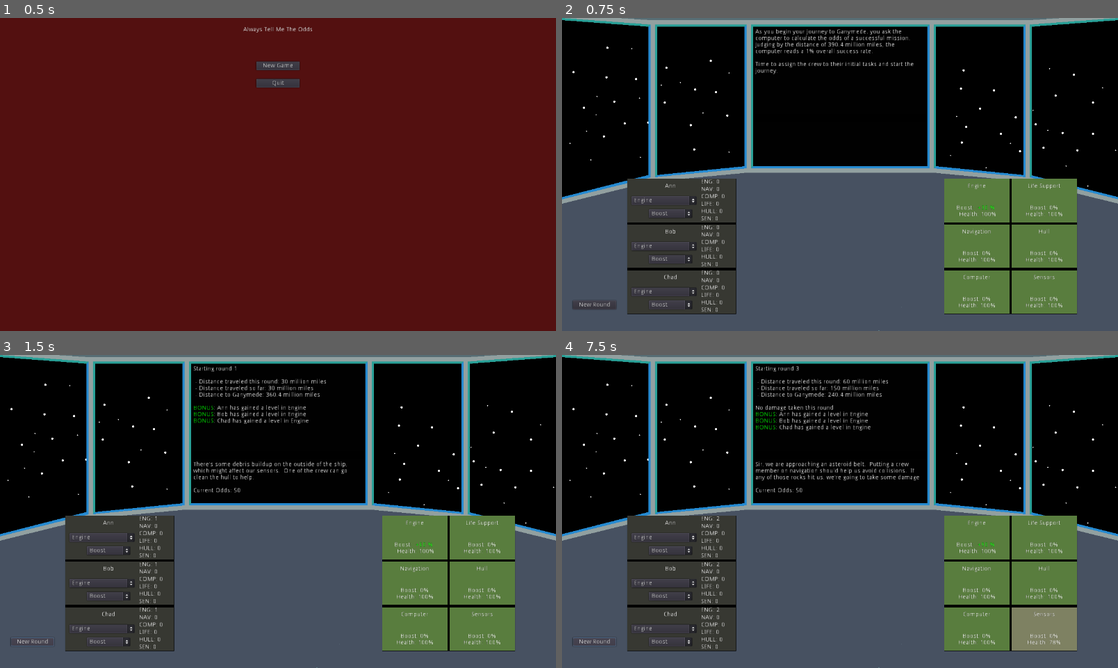
Above: before the commit, frames 1-4 (two rows, left to right).
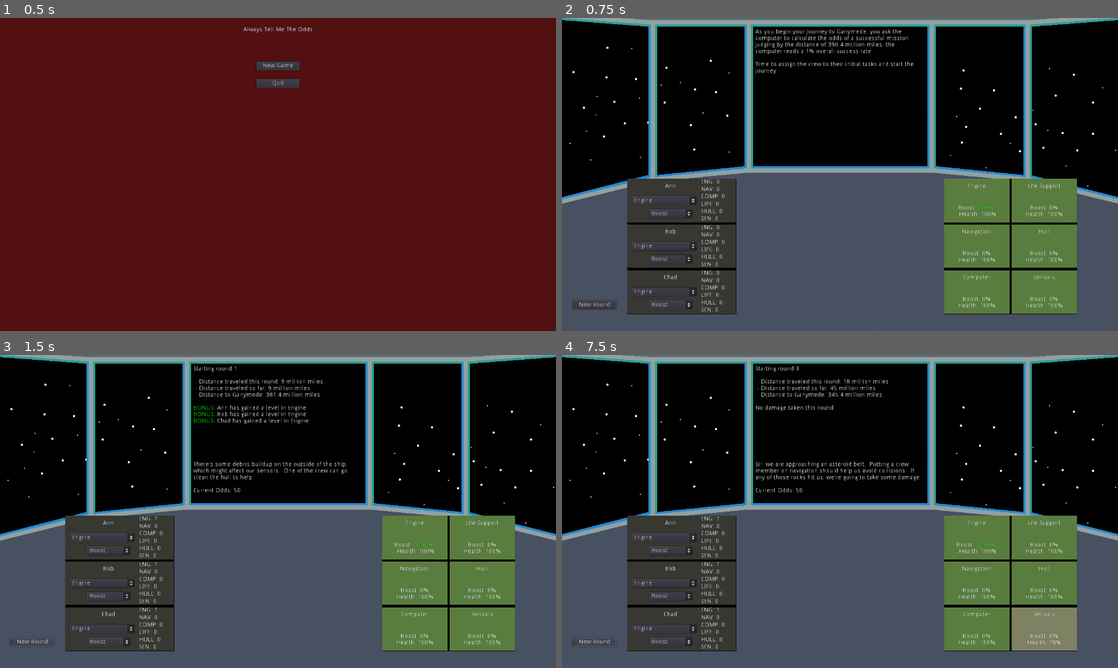
Above: after the commit, the same moments.

Repository: cparlette/alwaystellmetheodds
Game: Godot game, scene res://MainMenu.tscn
The game is run twice, just before and just after one commit, with the same random seed, the same clock (stepped at 60 frames per second) and the same inputs.
Inputs:
- Up to frame 1 (0.5 s): no input
- Up to frame 2 (0.75 s): click "New Game" at 0.5 s
- Up to frame 3 (1.5 s): click "New Round" at 1.25 s
- Up to frame 4 (7.5 s): click "New Round" at 2 s; click "Engine" at 2.75 s; click "Boost" at 3.5 s; click "Engine" at 4.25 s; click "Boost" at 5 s; click "Engine" at 5.75 s; click "Boost" at 6.5 s; click "New Round" at 7.25 s

Frame 1 is identical in both runs. In frame 2, less than 0.1% of the frame differs, in the area x 71-78%, y 59-62%; in frame 3, 0.1%; in frame 4, 0.5%, in the area x 27-77%, y 7-82%.

Commit message:
Less distance traveled per turn, make game over screen color match win or loss

Diff:
--- a/Game.gd
+++ b/Game.gd
@@ -109,8 +109,8 @@
 		module.repair = 0
 	for person in $Crew.get_children():
 		var changedModule = $Modules.get_child(person.moduleAssigned)
-		# Crew bonus to module is 10x their module level
-		var changeAmount = (10 * (person.getLevel(person.moduleAssigned) + 1))
+		# Crew bonus to module is 5x their module level
+		var changeAmount = (3 * (person.getLevel(person.moduleAssigned) + 1))
 		# Reduce crew effectiveness if life support is damaged
 		var percentChange = float($"Modules/Life Support".health) / 100.0
 		var newChangeAmount = float(changeAmount) * percentChange
--- a/GameOver.gd
+++ b/GameOver.gd
@@ -3,6 +3,12 @@
 # Called when the node enters the scene tree for the first time.
 func _ready():
 	$ScoreText.text = str(globals.roundNumber) + " rounds completed"
+	if globals.distanceTraveled >= globals.destinationTotalDistance:
+		# win
+		$Background.color = Color("5a7e3f")
+	else:
+		# lose
+		$Background.color = Color("826363")
 
 func _input(event):
 	if event.is_action_pressed("ui_cancel"):
--- a/globals.gd
+++ b/globals.gd
@@ -23,13 +23,13 @@
 const xpLevels = {
 	0: 0,
 	1: 5,
-	2: 15,
-	3: 30,
-	4: 45,
-	5: 65,
-	6: 90,
-	7: 130,
-	8: 200,
+	2: 20,
+	3: 40,
+	4: 65,
+	5: 95,
+	6: 130,
+	7: 170,
+	8: 250,
 	9: 1000
 }
 
